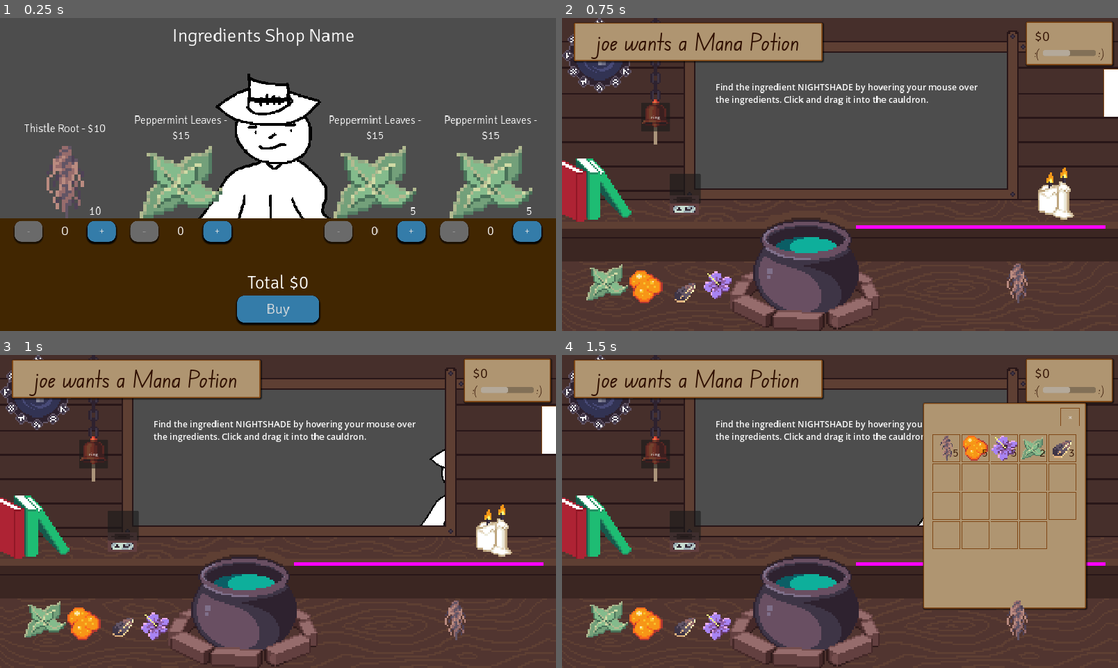
Above: before the commit, frames 1-4 (two rows, left to right).
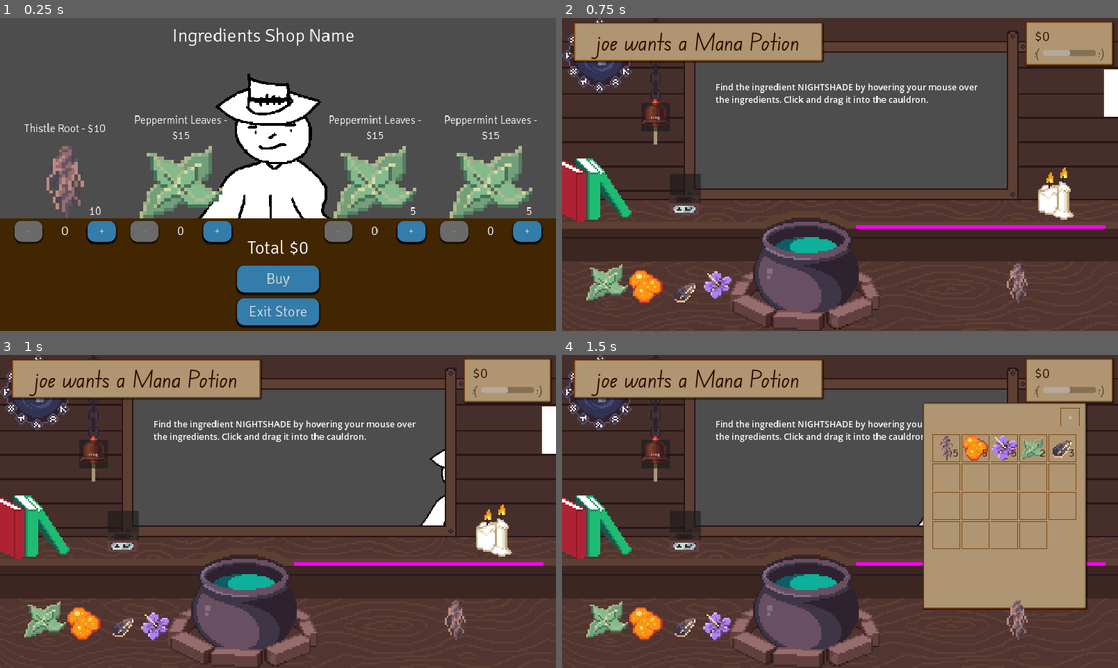
Above: after the commit, the same moments.

Repository: HuskyGameDev/2024s-team3
Game: Godot game, scene res://Scenes/Screens/NightShop/NightShop.tscn
The game is run twice, just before and just after one commit, with the same random seed, the same clock (stepped at 60 frames per second) and the same inputs. This scene is started directly instead of the project's main scene.
Inputs (mouse positions are in pixels of both pictures, inside the frame that each line leads up to):
- Up to frame 1 (0.25 s): no input
- Up to frame 2 (0.75 s): click "Buy" at 0.5 s
- Up to frame 3 (1 s): no input
- Up to frame 4 (1.5 s): click (1112, 430) at 1.25 s

The runs differ from the first frame. In frame 1, 2.1% of the frame differs, in the area x 42-58%, y 70-100%; in frame 2, nothing differs; in frame 3, nothing differs; in frame 4, nothing differs.
Error in both runs: Modulo by zero error in operator '%'. (res://Scripts/customer.gd:18)

Commit message:
feat(store): add store exit button

Diff:
--- a/Scenes/Screens/NightShop/NightShop.tscn
+++ b/Scenes/Screens/NightShop/NightShop.tscn
@@ -71,6 +71,7 @@
 offset_right = 141.5
 grow_horizontal = 2
 grow_vertical = 0
+theme_override_constants/separation = 20
 
 [node name="TotalCostLabel" type="Label" parent="TotalInfoVBox"]
 layout_mode = 2
@@ -82,6 +83,11 @@
 layout_mode = 2
 theme_override_font_sizes/font_size = 50
 text = "Buy"
+
+[node name="ExitButton" type="Button" parent="TotalInfoVBox"]
+layout_mode = 2
+theme_override_font_sizes/font_size = 50
+text = "Exit Store"
 
 [node name="OfferingsHBox" type="HBoxContainer" parent="."]
 layout_mode = 1
@@ -97,3 +103,4 @@
 alignment = 1
 
 [connection signal="pressed" from="TotalInfoVBox/BuyButton" to="." method="_on_buy_button_pressed"]
+[connection signal="pressed" from="TotalInfoVBox/ExitButton" to="." method="_on_exit_button_pressed"]
--- a/Scripts/nightShop.gd
+++ b/Scripts/nightShop.gd
@@ -32,3 +32,7 @@
 		get_tree().change_scene_to_file("res://Scenes/Screens/Main.tscn")
 	else:
 		print("Not enough money")
+
+
+func _on_exit_button_pressed():
+	get_tree().change_scene_to_file("res://Scenes/Screens/Main.tscn")
--- a/project.godot
+++ b/project.godot
@@ -12,7 +12,7 @@
 
 config/name="Baba Yaga's Bottles"
 run/main_scene="res://Scenes/UI/Title.tscn"
-config/features=PackedStringArray("4.2", "Forward Plus")
+config/features=PackedStringArray("4.3", "Forward Plus")
 config/icon="res://Assets/Sprites/icon.svg"
 
 [autoload]
@@ -44,12 +44,12 @@
 }
 escape={
 "deadzone": 0.5,
-"events": [Object(InputEventKey,"resource_local_to_scene":fa …(175 unchanged characters)… ode":4194305,"key_label":0,"unicode":0,"echo":false,"script":null)
+"events": [Object(InputEventKey,"resource_local_to_scene":fa …(175 unchanged characters)… ode":4194305,"key_label":0,"unicode":0,"location":0,"echo":false,"script":null)
 ]
 }
 shift={
 "deadzone": 0.5,
-"events": [Object(InputEventKey,"resource_local_to_scene":fa …(174 unchanged characters)… ode":4194325,"key_label":0,"unicode":0,"echo":false,"script":null)
+"events": [Object(InputEventKey,"resource_local_to_scene":fa …(174 unchanged characters)… ode":4194325,"key_label":0,"unicode":0,"location":0,"echo":false,"script":null)
 ]
 }
 
